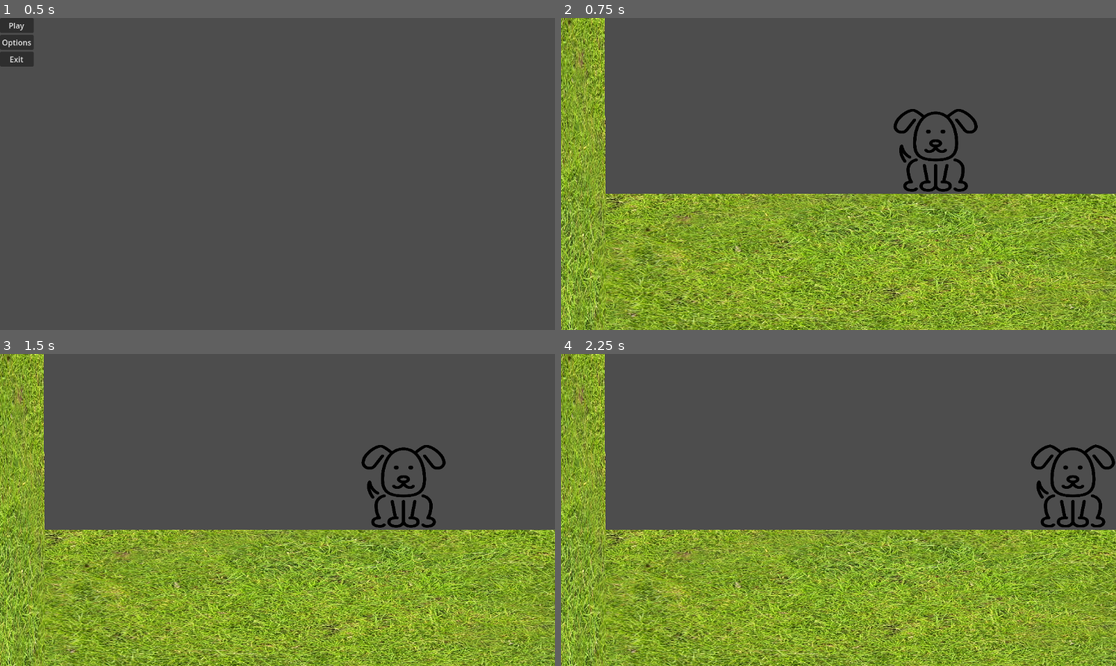
Above: before the commit, frames 1-4 (two rows, left to right).
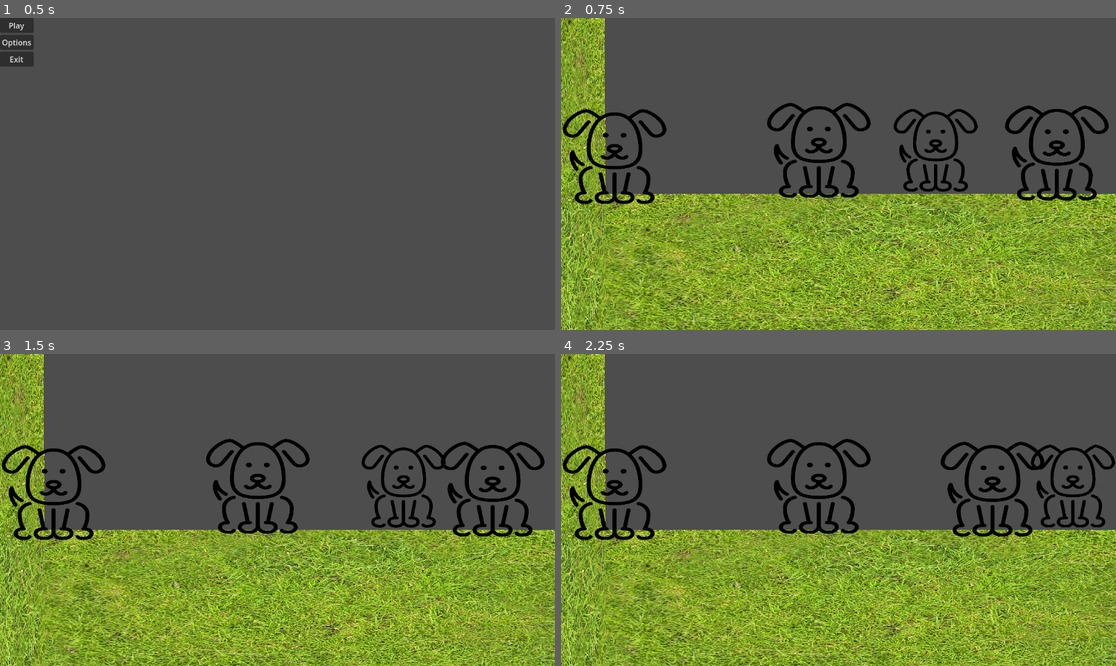
Above: after the commit, the same moments.

Repository: NikhilS240/godot-ics
Game: Godot game, scene res://menu.tscn
Two runs of this game, one before a commit and one after it. Both use one fixed random seed, a clock stepped at 60 frames per second and the inputs below. The project has no main scene, so this scene is started directly.
Inputs:
- Up to frame 1 (0.5 s): no input
- Up to frame 2 (0.75 s): click "Play" at 0.5 s
- Up to frame 3 (1.5 s): tap Enter (ui_accept) at 1.25 s; hold Right (ui_right) from 1.28 s (still down)
- Up to frame 4 (2.25 s): keep holding Right (ui_right); tap Enter (ui_accept) at 1.52 s

Frame 1 is identical in both runs. In frame 2, 4.6% of the frame differs, in the area x 0-99%, y 27-60%; in frame 3, 4.6%; in frame 4, 4.6%.

Commit message:
fixef shooting and assets

Diff:
--- a/CharacterBody.gd
+++ b/CharacterBody.gd
@@ -10,7 +10,8 @@
 #
 #func _physics_process(delta):
 	#
-	#
+
+
 	## Add the gravity.
 	#if not is_on_floor():
 		#velocity.y += gravity * delta
@@ -69,6 +70,9 @@
 func _physics_process(delta):
 	var on_floor = is_on_floor()
 
+
+
+
 	if on_floor:
 		coyote_time = coyote_time_duration
 		jumps = 0
@@ -102,12 +106,12 @@
 
 	if Input.is_action_just_pressed("ui_down"):
 		var fireball = FIREBALL.instantiate()
-		if sign($Marker2D.position.x) == 1:
-			fireball.set_fireball_direction(1)
-		else:
-			fireball.set_fireball_direction(-1)
+		#if sign($Marker2D.position.x) == 1:
+			#fireball.set_fireball_direction(1)
+		#else:
+			#fireball.set_fireball_direction(-1)
 		get_parent().add_child(fireball)
-		fireball.position = $Marker2D.position
+		fireball.position = $Marker2D.global_position
 
 
 
@@ -125,13 +129,13 @@
 
 	if Input.is_action_pressed("ui_right"):
 		velocity.x = speed
-		if sign($Marker2D.position.x) == -1:
-			$Marker2D.position.x *= -1
+		#if sign($Marker2D.position.x) == -1:
+			#$Marker2D.position.x *= -1
 	elif Input.is_action_pressed("ui_left"):
 	#animation.play("idle")
 		velocity.x = -speed
-		if sign($Marker2D.position.x) == 1:
-			$Marker2D.position.x *= -1
+		#if sign($Marker2D.position.x) == 1:
+			#$Marker2D.position.x *= -1
 	else:
 		velocity.x = 0
 
--- a/enemy.tscn
+++ b/enemy.tscn
@@ -1,6 +1,7 @@
-[gd_scene load_steps=5 format=3 uid="uid://co5tns1ox8hyy"]
+[gd_scene load_steps=6 format=3 uid="uid://co5tns1ox8hyy"]
 
 [ext_resource type="Script" path="res://enemy-mov.gd" id="1_b3mi1"]
+[ext_resource type="Texture2D" uid="uid://cdenmkxufn2ke" path="res://dog.svg" id="2_xmfc6"]
 
 [sub_resource type="CanvasItemMaterial" id="CanvasItemMaterial_pq68h"]
 
@@ -30,8 +31,13 @@
 position = Vector2(601, 111)
 shape = SubResource("CircleShape2D_di7ux")
 
+[node name="Sprite2D" type="Sprite2D" parent="Enemy"]
+position = Vector2(601, 106)
+scale = Vector2(0.31125, 0.24)
+texture = ExtResource("2_xmfc6")
+
 [node name="VisibleOnScreenNotifier2D" type="VisibleOnScreenNotifier2D" parent="Enemy"]
-position = Vector2(462, 111)
+position = Vector2(601, 103)
 scale = Vector2(9.1, 10.9)
 
 [connection signal="body_entered" from="Enemy/Area2D" to="Enemy" method="_on_area_2d_body_entered"]
--- a/player.tscn
+++ b/player.tscn
@@ -27,7 +27,7 @@
 texture = ExtResource("4_ehks6")
 
 [node name="Marker2D" type="Marker2D" parent="CharacterBody2D"]
-position = Vector2(99.4369, 100)
+position = Vector2(-333.824, 219)
 scale = Vector2(1.01466, 1)
 
 [node name="VisibleOnScreenNotifier2D" type="VisibleOnScreenNotifier2D" parent="CharacterBody2D"]
--- a/player_re.tscn
+++ b/player_re.tscn
@@ -28,7 +28,7 @@
 texture = ExtResource("2_qbx80")
 
 [node name="Marker2D" type="Marker2D" parent="PlayerRe"]
-position = Vector2(-1263.75, -785.75)
+position = Vector2(-45.75, -114.75)
 
 [node name="StaticBody2D" type="StaticBody2D" parent="."]
 
Binary file added: images/backgrounds/Forest Background 1.jpg
Binary file added: images/backgrounds/Forest Background 2.jpg
Binary file added: images/backgrounds/Night village 2.jpg
Binary file added: images/backgrounds/image-3.png
Binary file added: images/backgrounds/image-5.png
Binary file added: images/backgrounds/lake background 1.jpg
Binary file added: images/backgrounds/lake background 2.jpg
Binary file added: images/backgrounds/llong ake background 2.png
Binary file added: images/backgrounds/long Forest Background 2.png
Binary file added: images/backgrounds/long village background 4.png
Binary file added: images/backgrounds/night village 1.jpg
Binary file added: images/backgrounds/night village 3.jpg
(and 91 more such lines)
